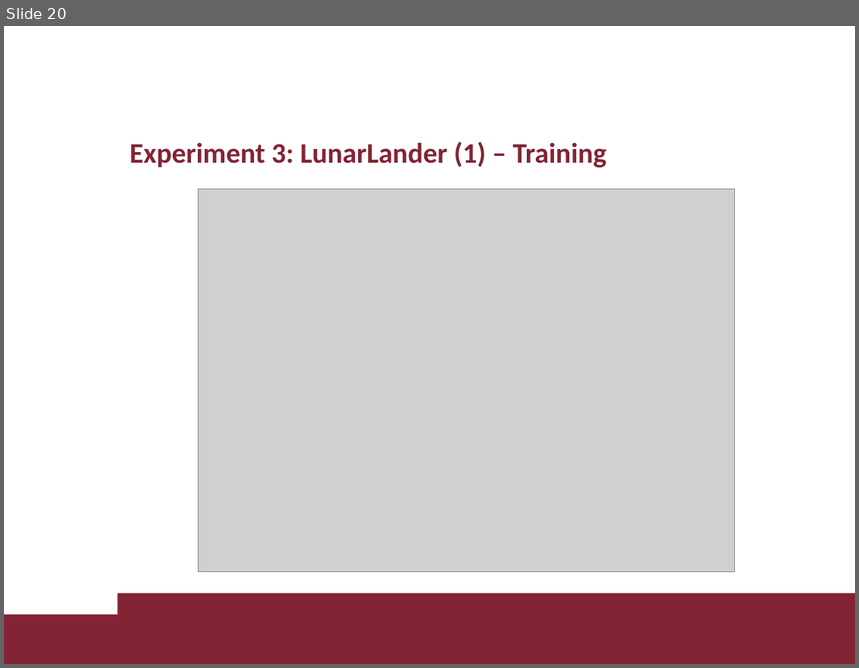
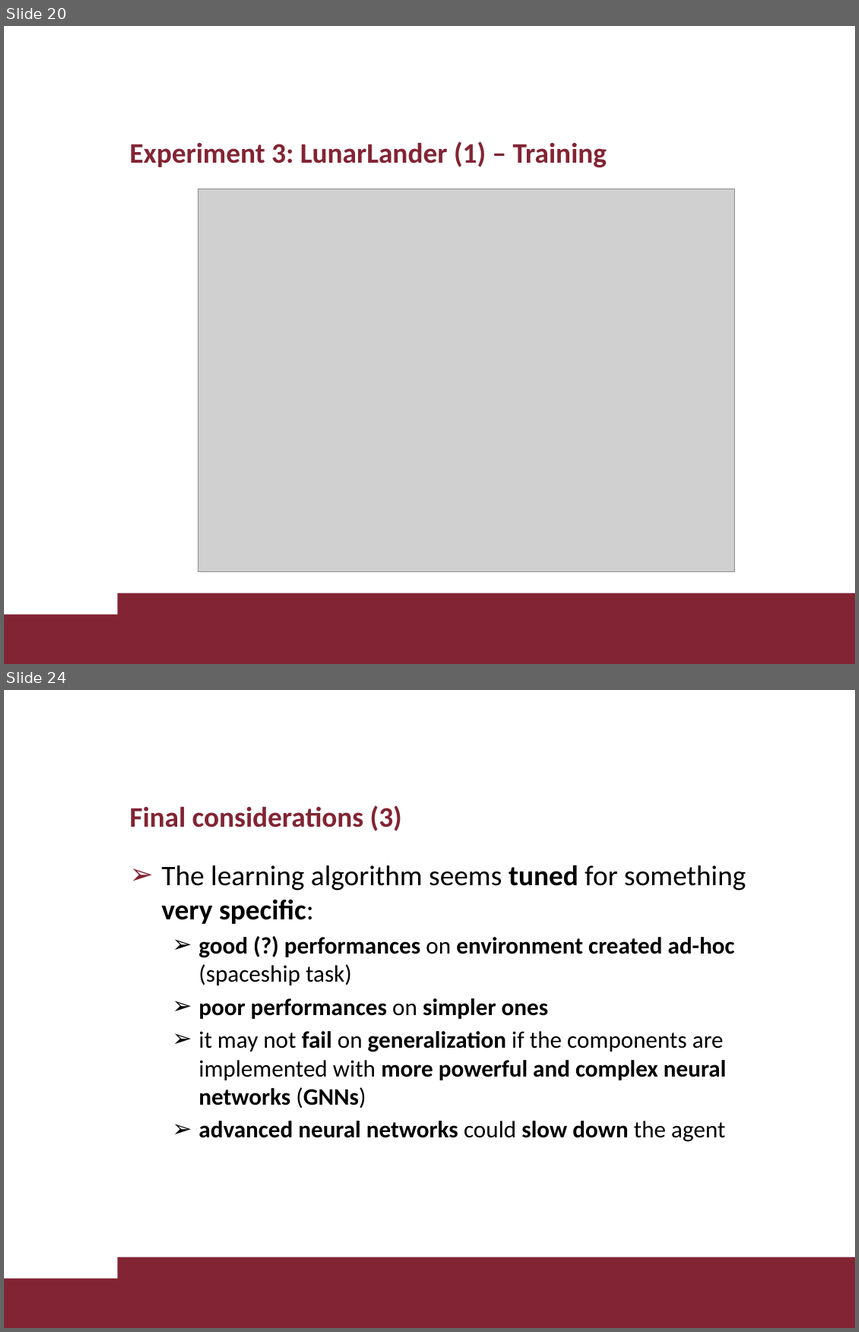
Before and after one commit to lorenzo-di-luccio/RL_Project, a slide deck: slides/diluccio_giamba_RL_project.pptx. Shown one above the other, each under a label of ours: slide 20 before the commit, slides 20 and 24 after it; the slides between them are not shown. The pictures are 859x668 and 859x1332 pixels, drawn with LibreOffice and Linux fonts; fonts in the diff are those of the drawing; grey boxes stand for pictures; background and template pictures are left out. Boxes give left, top, right and bottom in pixels: in the first picture for what was removed or moved away, otherwise in the second. Text is boxed around its words. In the diff, an @@ line names an element or a change of style, - is before the commit and + after.

```diff
--- a/slides/diluccio_giamba_RL_project.pptx
+++ b/slides/diluccio_giamba_RL_project.pptx
@@ slide 24 added at [4, 690, 855, 1328], background #FFFFFF; not listed: 2 template elements that a slide beside it also shows @@
@@ title added at [129, 806, 402, 831], 24 pt, text #822433, bold @@
+Final considerations (3)
@@ text added at [161, 865, 746, 1142], 20 pt, text #000000, bold @@
+➢ The learning algorithm seems tuned for something very specific:
+  ➢ good (?) performances on environment created ad-hoc (spaceship task)
+  ➢ poor performances on simpler ones
+  ➢ it may not fail on generalization if the components are implemented with more powerful and complex neural networks (GNNs)
+  ➢ advanced neural networks could slow down the agent
```
Also in this commit, not shown: 7 slides changed, 1 other slide added, 4 other files.
